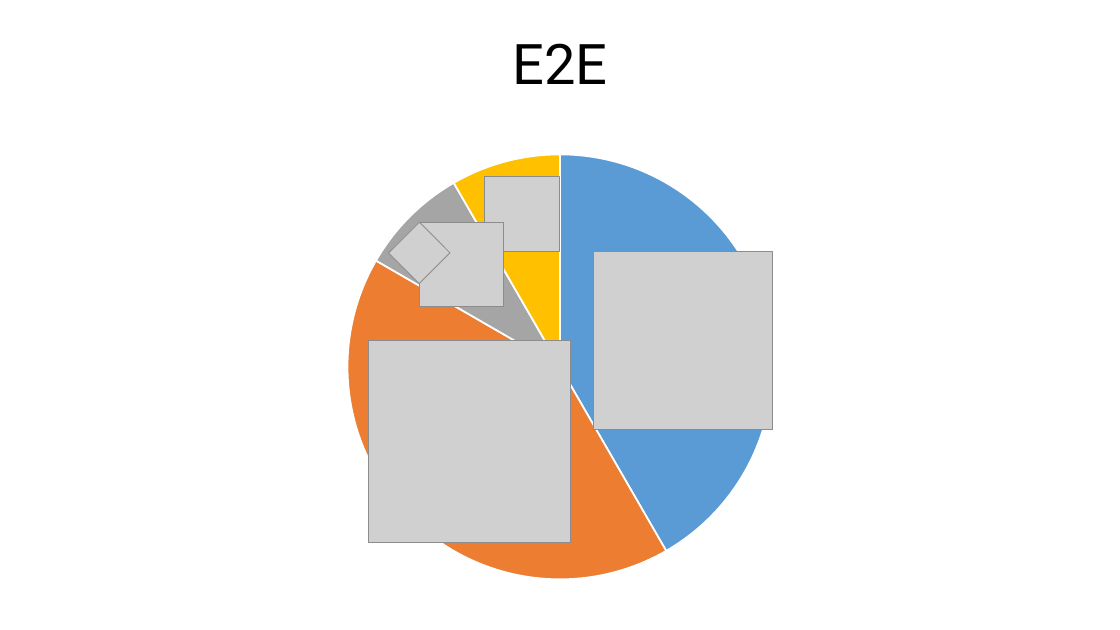
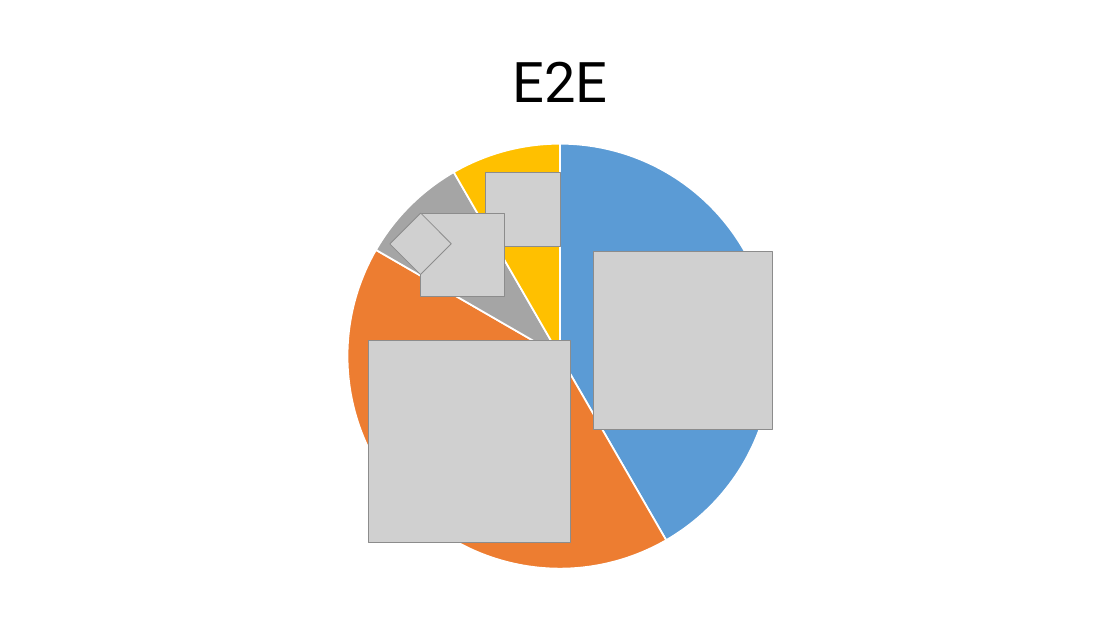
Before and after one commit to rkhaimov/brain-gym, a slide deck: slide 26 of Презентация.pptx. Drawn at 1120x630 pixels with LibreOffice and Linux fonts; fonts in the diff are those of the drawing; grey boxes stand for pictures; background and template pictures are left out. Boxes give left, top, right and bottom in pixels: in the first picture for what was removed or moved away, otherwise in the second. Text is boxed around its words. In the diff, an @@ line names an element or a change of style, - is before the commit and + after.

```diff
--- a/Презентация.pptx
+++ b/Презентация.pptx
@@ text "E2E": place and size @@
-text "E2E" at <box>512,43,607,84</box>
+text "E2E" at <box>512,61,607,102</box>
@@ 2 pictures, 1 pie chart: place and size @@
-2 pictures, 1 pie chart at <box>223,143,896,592</box>
+2 pictures, 1 pie chart at <box>223,132,896,581</box>
@@ picture: place and size @@
-picture at <box>485,176,560,251</box>
+picture at <box>486,172,560,247</box>
```
Also in this commit, not shown: 39 other slides changed, 9 slides added, 8 slides removed.
